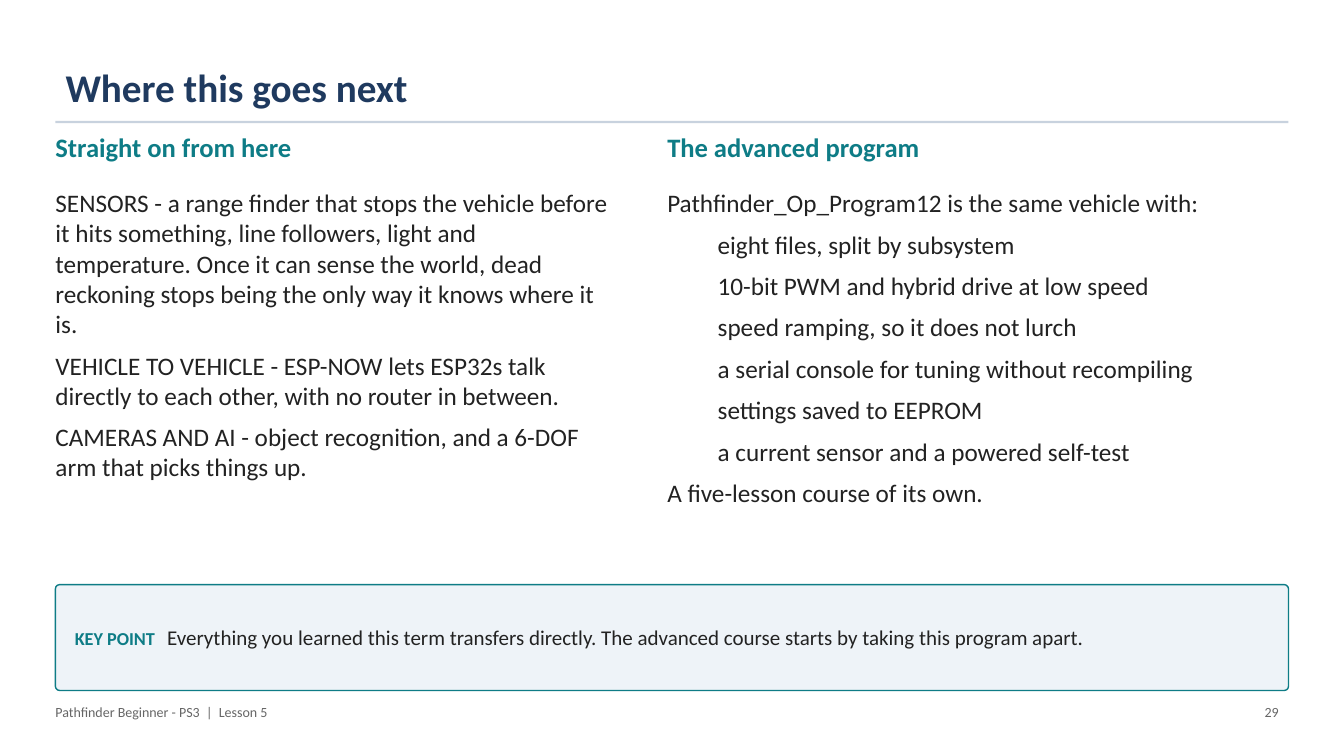
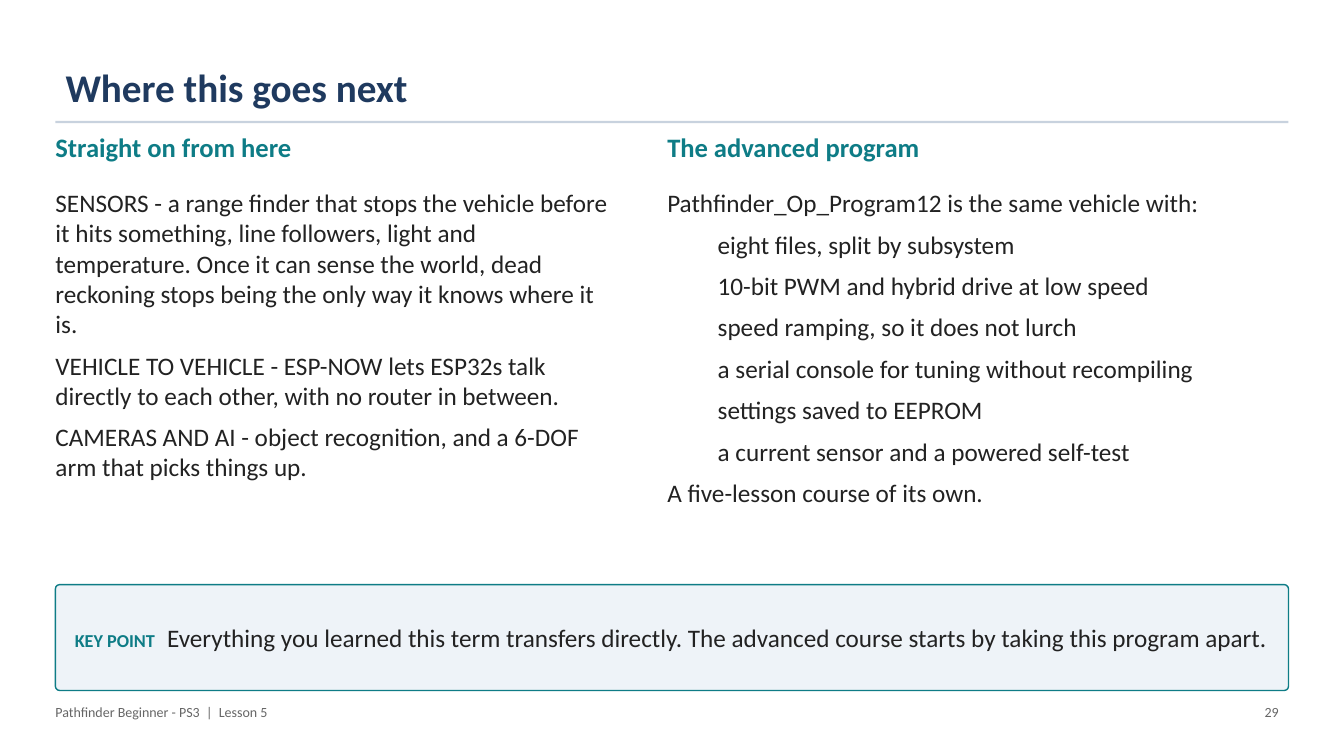
Before and after one commit to PorpoiseRobotics/porpoise-robotics, a slide deck: slide 29 of ground-vehicle/docs/courses/beginner-ps3/l5_maneuvers_with_lights.pptx. Drawn at 1344x756 pixels with LibreOffice and Linux fonts; fonts in the diff are those of the drawing. Boxes give left, top, right and bottom in pixels: in the first picture for what was removed or moved away, otherwise in the second. Text is boxed around its words. In the diff, an @@ line names an element or a change of style, - is before the commit and + after.

```diff
--- a/ground-vehicle/docs/courses/beginner-ps3/l5_maneuvers_with_lights.pptx
+++ b/ground-vehicle/docs/courses/beginner-ps3/l5_maneuvers_with_lights.pptx
@@ rounded rectangle "KEY POINT Everything you learned ..." at (x1=55, y1=585, x2=1289, y2=691): size 15 to 18 pt @@
```
Also in this commit, not shown: 10 other slides changed, 22 other files.
